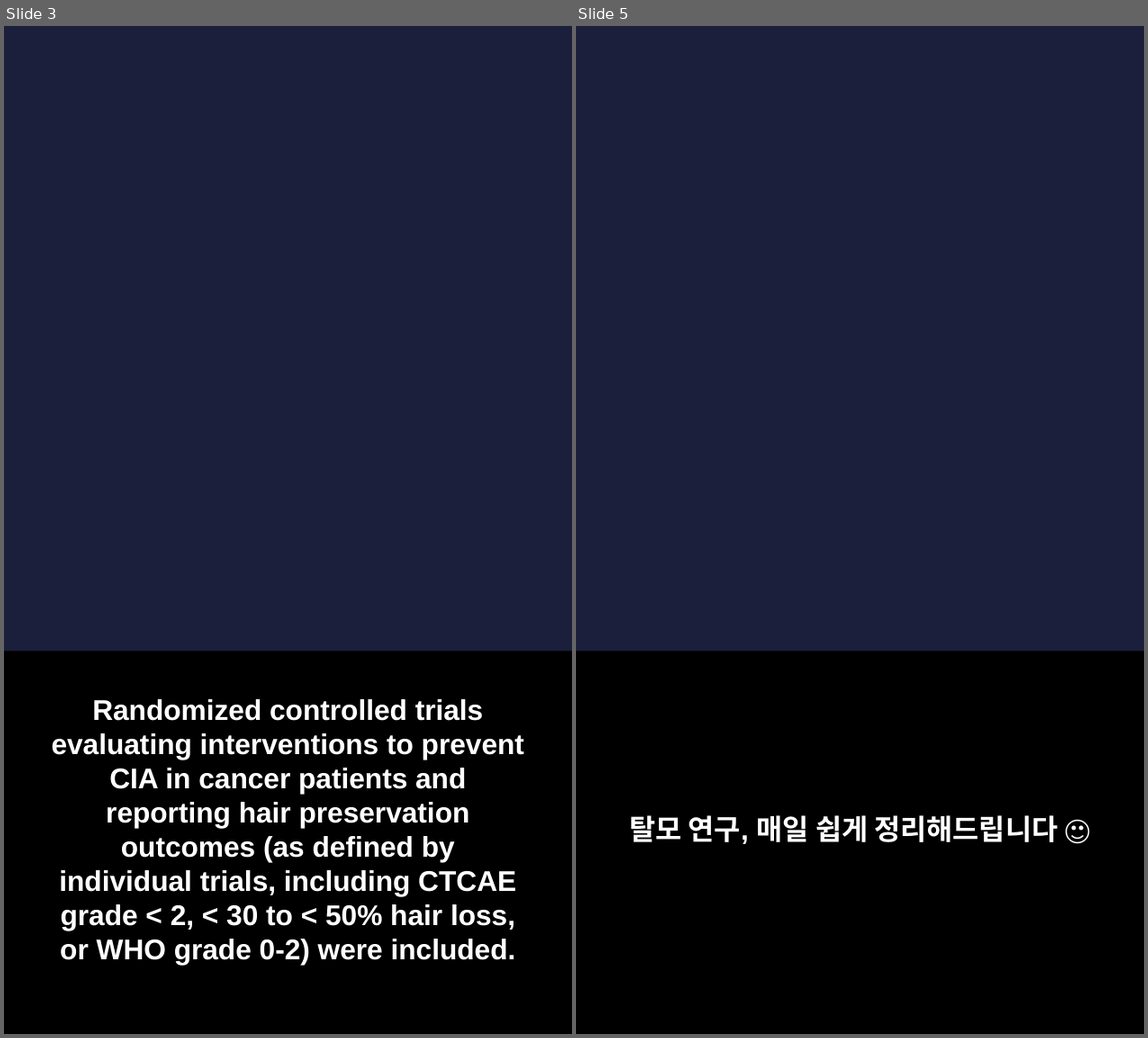
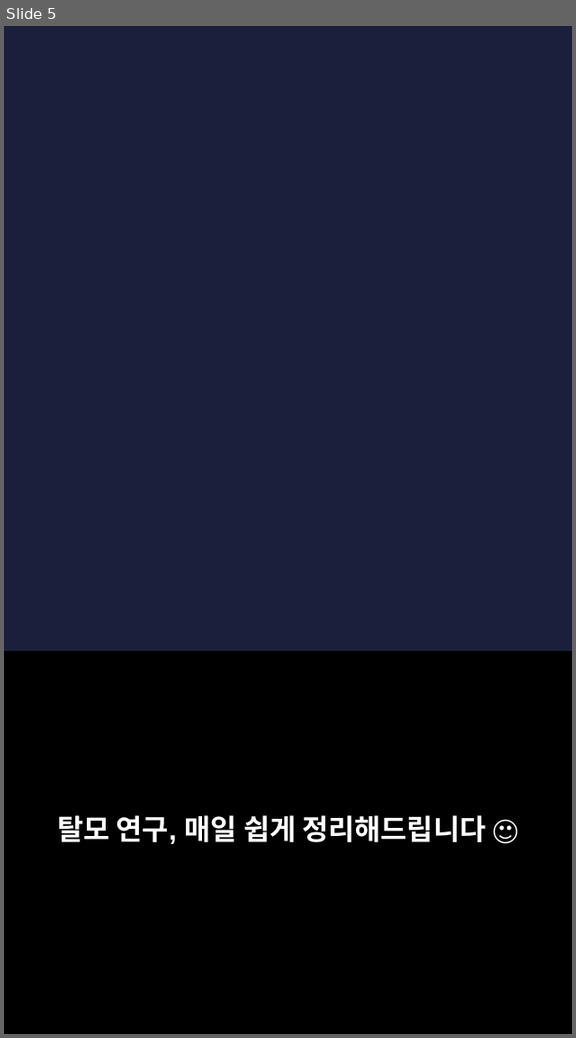
Before and after one commit to hyokang2010-BJ-ANTH/product-builder-test, a slide deck: pwa/data/latest/slides.pptx. Shown side by side, each under a label of ours: slides 3 and 5 before the commit, slide 5 after it; the slides between them are not shown. The pictures are 1148x1038 and 576x1038 pixels, drawn with LibreOffice and Linux fonts; fonts in the diff are those of the drawing; background and template pictures are left out. Boxes give left, top, right and bottom in pixels: in the first picture for what was removed or moved away, otherwise in the second. Text is boxed around its words. In the diff, an @@ line names an element or a change of style, - is before the commit and + after.

```diff
--- a/pwa/data/latest/slides.pptx
+++ b/pwa/data/latest/slides.pptx
@@ slide 3 removed at (4,26,572,1034), background picture (left out) @@
@@ rectangle removed at (4,652,572,1034) @@
@@ text removed at (52,699,524,965) @@
-Randomized controlled trials evaluating interventions to prevent CIA in cancer patients and reporting hair preservation outcomes (as defined by individual trials, including CTCAE grade < 2, < 30 to < 50% hair loss, or WHO grade 0-2) were included.
```
Also in this commit, not shown: 4 slides changed, 3 slides added, 2 other slides removed, 26 other files.
